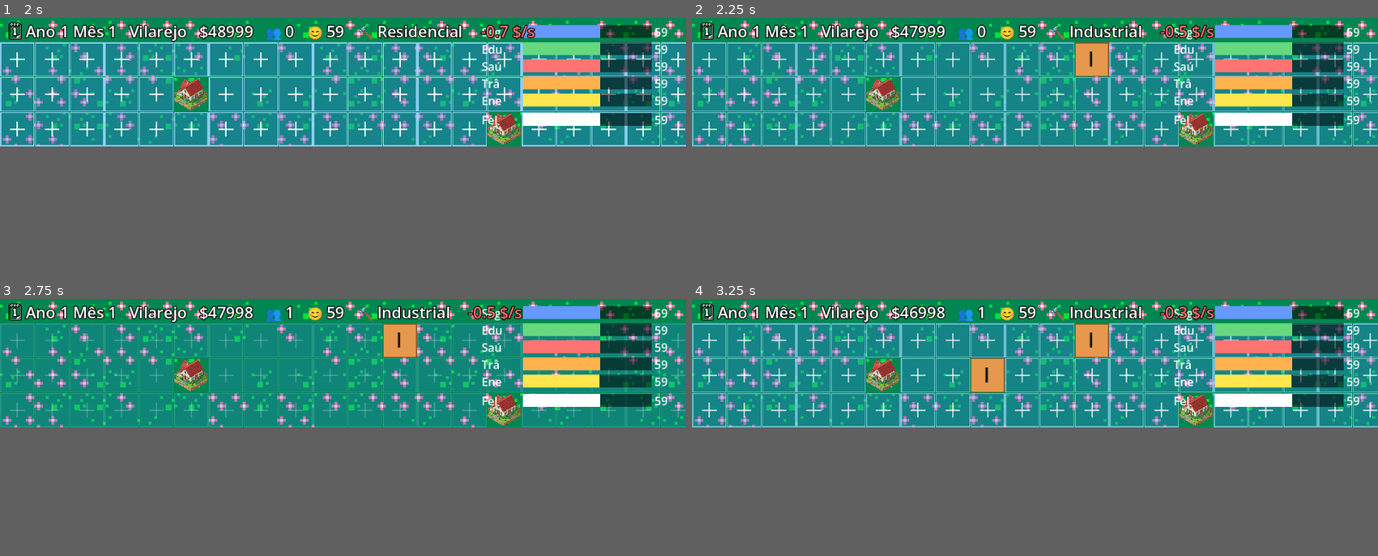
Above: before the commit, frames 1-4 (two rows, left to right).
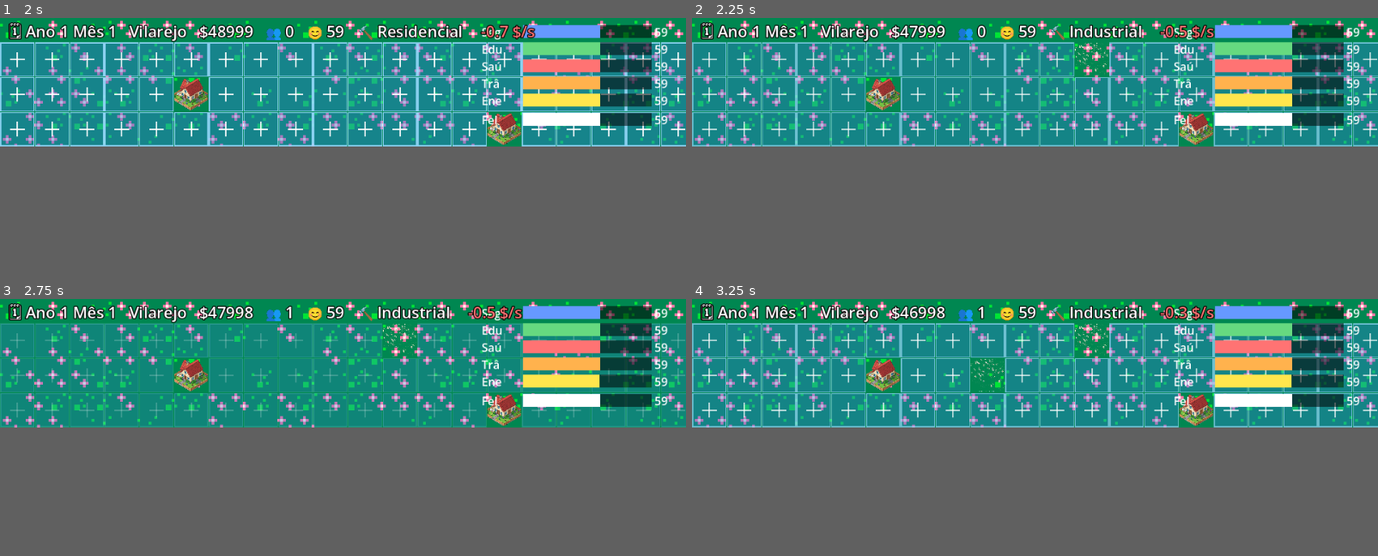
Above: after the commit, the same moments.

Repository: andrewsmedina/yourcity
Game: Godot game, scene res://scenes/main.tscn
Same seed, same stepped clock (60 frames per second), same inputs: the game is played once before the commit and once after it.
Inputs (mouse positions are in pixels of both pictures, inside the frame that each line leads up to):
- Up to frame 1 (2 s): tap Enter at 0.5 s; move the mouse to (493, 74) at 0.52 s; tap 1 at 0.6 s; click (493, 74) at 0.67 s; tap Space at 0.77 s; drag from (205, 89) to (308, 107) at 1.27 s
- Up to frame 2 (2.25 s): move the mouse to (1103, 53) at 2.02 s; tap 3 at 2.1 s; click (1103, 53) at 2.17 s
- Up to frame 3 (2.75 s): no input
- Up to frame 4 (3.25 s): drag from (1000, 388) to (829, 345) at 2.77 s

Frame 1 is identical in both runs. In frame 2, 0.7% of the frame differs, in the area x 55-61%, y 9-23%; in frame 3, 0.7%; in frame 4, 1.4%, in the area x 40-61%, y 9-37%.

Commit message:
Use AI pixel art for Industrial zone
Extract the industry image from the Gemini response, make it square with a
transparent background (256x256), and wire it as the Industrial zone sprite.

Co-Authored-By: Claude Opus 4.8 (1M context) <noreply@anthropic.com>

Diff:
--- a/scripts/build_overlay.gd
+++ b/scripts/build_overlay.gd
@@ -30,6 +30,7 @@
 	_font = ThemeDB.fallback_font
 	_zone_textures[CitySim.Zone.ROADS] = load("res://assets/tile_street.png")
 	_zone_textures[CitySim.Zone.RESIDENTIAL] = load("res://assets/tile_residential.png")
+	_zone_textures[CitySim.Zone.INDUSTRIAL] = load("res://assets/tile_industrial.png")
 	City.city_changed.connect(queue_redraw)
 
 func _process(delta: float) -> void:
Binary file added: assets/tile_industrial.png
Not shown, added: assets/tile_industrial.png.import
